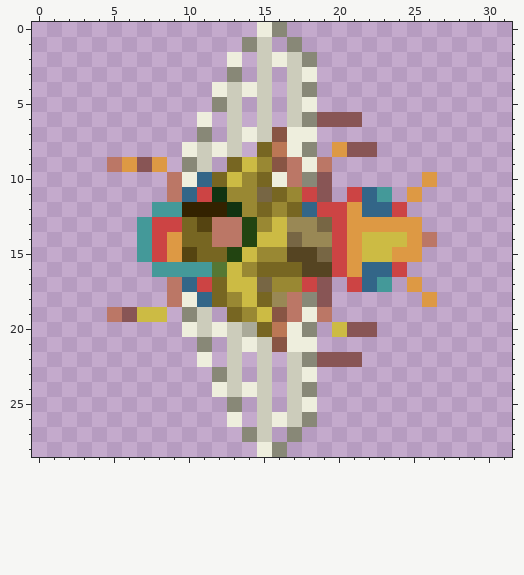
Two states of a pixel-art sprite, assets/wasp_right.png. The picture above is the old version.
The file is 32x29 pixels.
After:
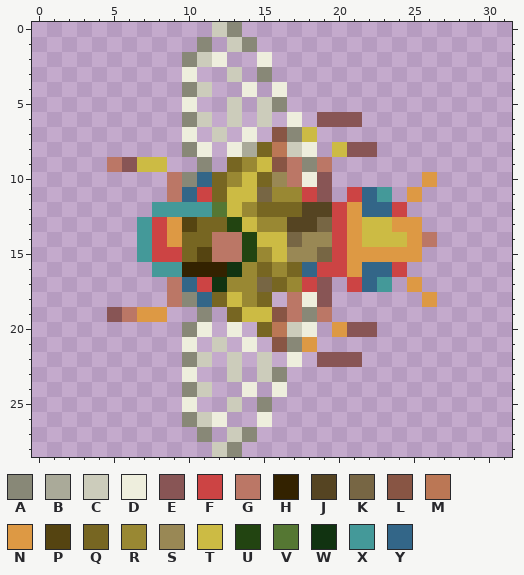
Palette (. is transparent): A #888877  B #aaaa99  C #ccccbb  D #eeeedd  E #885555  F #cc4444  G #bb7766  H #332200  J #554422  K #776644  L #885544  M #bb7755  N #dd9944  P #554411  Q #776622  R #998833  S #998855  T #ccbb44  U #224411  V #557733  W #113311  X #449999  Y #336688
The commit says: Updated wasp travel gfx
Edits made:
y 0: x 12..13 .. -> CA; x 15..16 DA -> ..
y 1: x 11 . -> A; x 13 . -> C; x 15 C -> .; x 17 A -> .
y 2: x 10..13 ...D -> ACD.; x 15..18 CDCA -> D...
y 3: x 10 . -> D; x 13 A -> C; x 15 C -> A; x 17..18 CD -> ..
y 4: x 10..13 ..DC -> AC..; x 15..18 C.CA -> .D..
y 5: x 10 . -> D; x 12 A -> .; x 16..18 .CD -> A..
y 6: x 10..11 .D -> AC; x 17..18 CA -> D.
y 7: x 10..13 .A.C -> D.C.; x 15 C -> .; x 17..18 DD -> AT
y 8: x 10..14 DCDC. -> AD.DB; x 17..18 DA -> CD; x 20 N -> T
y 9: x 6..8 NEN -> ETT; x 10..11 AC -> .A; x 14..15 TR -> RT; x 18 D -> A
y 10: x 10 D -> A; x 13..14 TR -> RT; x 16 D -> S; x 18 A -> D
y 11: x 12..14 WRR -> QTT; x 16 Q -> R
y 12: x 10..13 HHHW -> XXVT; x 16 R -> Q; x 18..19 YF -> JJ
y 13: x 9..14 FQPGGU -> NPQQUT; x 16..18 TSS -> RJJ; x 22..23 NN -> TT
y 15: x 9..14 NPQQUT -> FQPGGU; x 16..18 RJJ -> TSS; x 22..23 TT -> NN
y 16: x 10..13 XXVT -> HHHW; x 16 Q -> R; x 18..19 JJ -> YF
y 17: x 12..14 QTT -> WRR; x 16 R -> Q
y 18: x 10 D -> A; x 13..14 RT -> TR; x 16 S -> .; x 18 A -> D
y 19: x 5..8 GETT -> EGNN; x 10..11 AC -> .A; x 14 R -> T; x 18 D -> A
y 20: x 10..14 DCDCB -> AD.D.; x 17..18 DA -> CD; x 20 T -> N
y 21: x 10..13 .A.C -> D.C.; x 15 C -> .; x 17..18 DD -> AN
y 22: x 10..11 .D -> AC; x 17..18 CA -> D.
y 23: x 10 . -> D; x 12 A -> .; x 16..18 .CD -> A..
y 24: x 10..13 ..DC -> AC..; x 15..18 C.CA -> .D..
y 25: x 10 . -> D; x 13 A -> C; x 15 C -> A; x 17..18 CD -> ..
y 26: x 10..13 ...D -> ACD.; x 15..18 CDCA -> D...
y 27: x 11 . -> A; x 13 . -> C; x 15 C -> .; x 17 A -> .
y 28: x 12..13 .. -> CA; x 15..16 DA -> ..
Changed places in both pictures, as pixel boxes (x1, y1, x2, y2):
changed: (107, 22, 392, 457)
